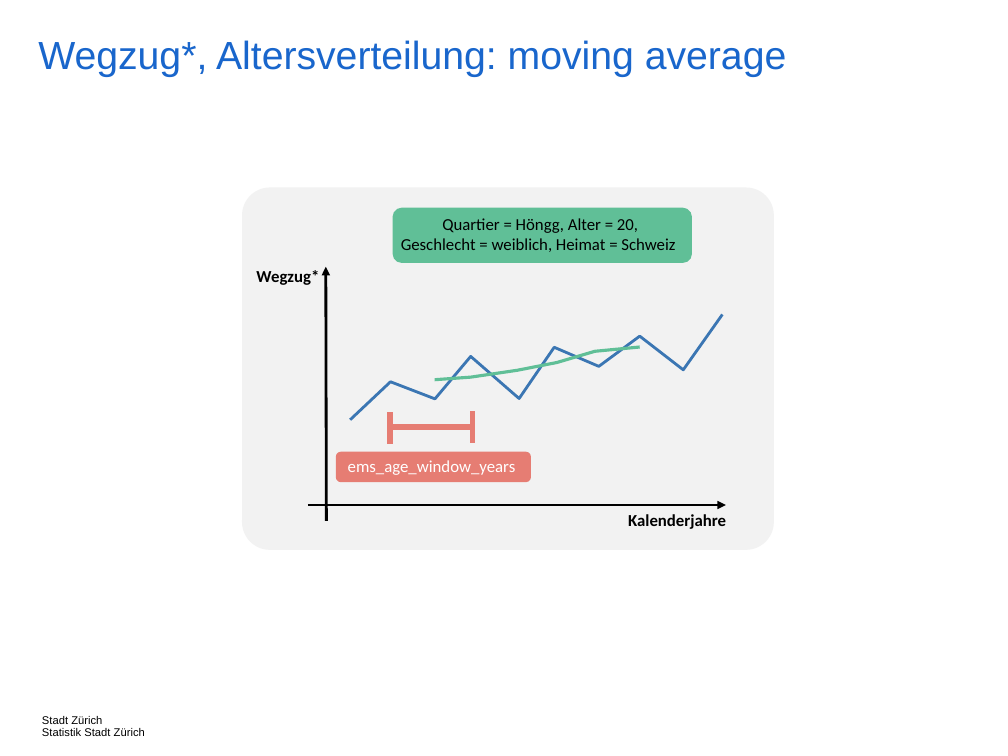
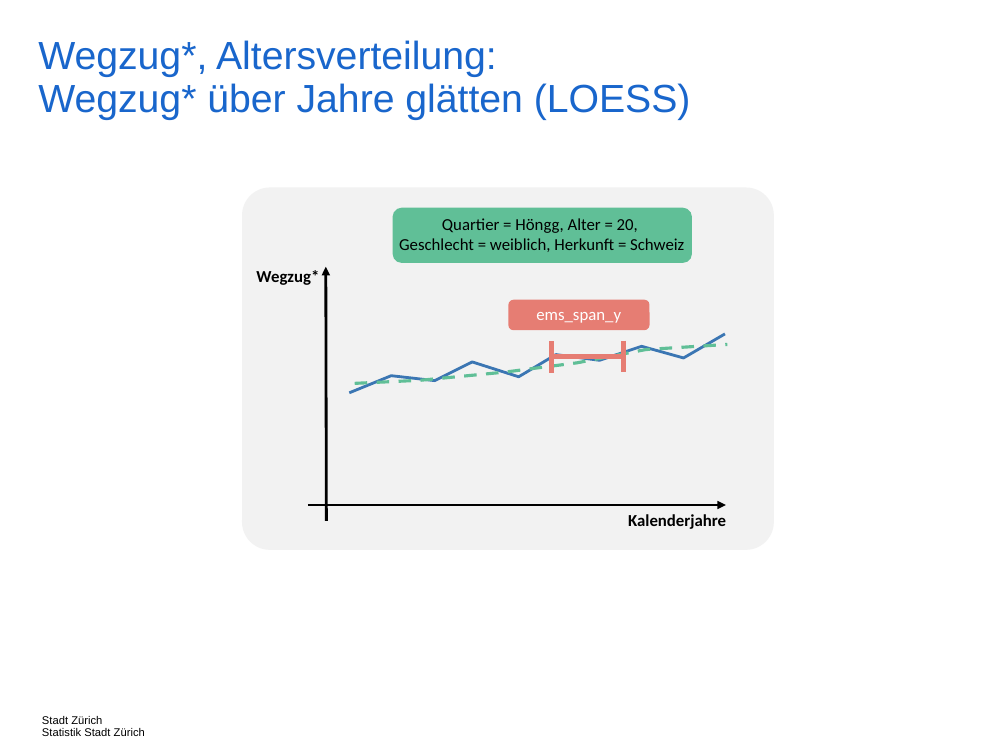
Before and after one commit to StatistikStadtZuerich/BevSzen, a slide deck: slide 43 of 2020phase2/5_Documentation/Concepts.pptx. Drawn at 1008x756 pixels with LibreOffice and Linux fonts; fonts in the diff are those of the drawing. Boxes give left, top, right and bottom in pixels: in the first picture for what was removed or moved away, otherwise in the second. Text is boxed around its words. In the diff, an @@ line names an element or a change of style, - is before the commit and + after.

```diff
--- a/2020phase2/5_Documentation/Concepts.pptx
+++ b/2020phase2/5_Documentation/Concepts.pptx
@@ title at box(38, 40, 691, 120): text changed @@
-Wegzug*, Altersverteilung: moving average
+Wegzug*, Altersverteilung:
+Wegzug* über Jahre glätten (LOESS)
@@ text at box(399, 218, 684, 252): text changed @@
-Quartier = Höngg, Alter = 20,
-Geschlecht = weiblich, Heimat = Schweiz
+Quartier = Höngg, Alter = 20,
+Geschlecht = weiblich, Herkunft = Schweiz
@@ rounded rectangle added at box(508, 299, 649, 330), fill #E67D73 @@
@@ text added at box(536, 312, 621, 323), 12 pt, text #FFFFFF @@
+ems_span_y
@@ freeform shape: place and size @@
-freeform shape at box(344, 315, 728, 420)
+freeform shape at box(347, 334, 727, 393)
@@ freeform shape: place and size @@
-freeform shape at box(434, 347, 639, 379)
+freeform shape at box(355, 345, 728, 384)
@@ freeform shape at box(355, 345, 728, 384): outline #60BF97 2.25 pt to #60BF97 2.25 pt dashed @@
@@ line moved from (473, 411) - (473, 443) to (551, 342) - (551, 373) @@
@@ line moved from (390, 427) - (473, 427) to (552, 357) - (624, 357) @@
@@ line moved from (390, 412) - (390, 444) to (624, 341) - (624, 372) @@
@@ rounded rectangle removed at box(336, 452, 531, 482) @@
@@ text removed at box(348, 460, 516, 475) @@
-ems_age_window_years
```
Also in this commit, not shown: 12 other slides changed, 4 other files.
